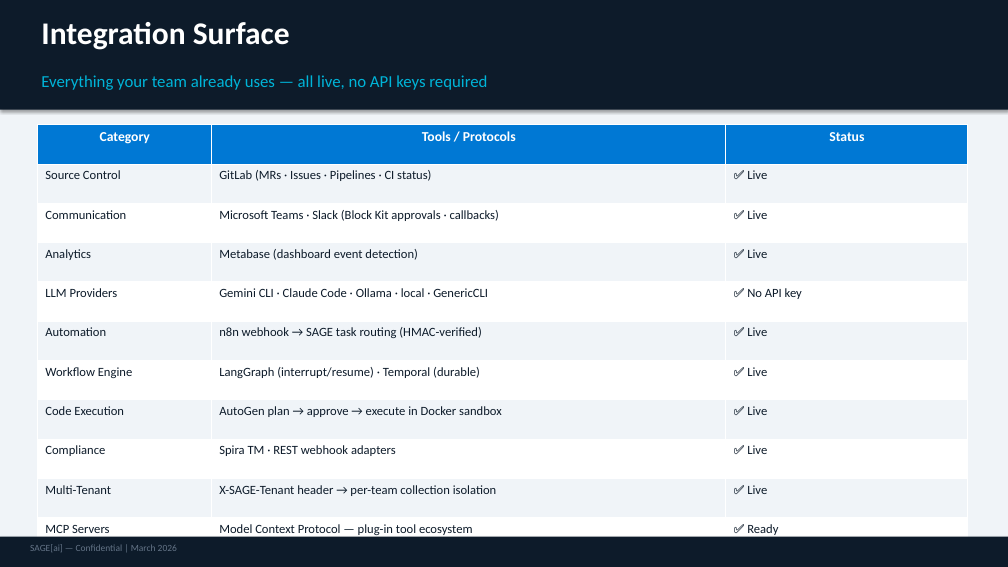
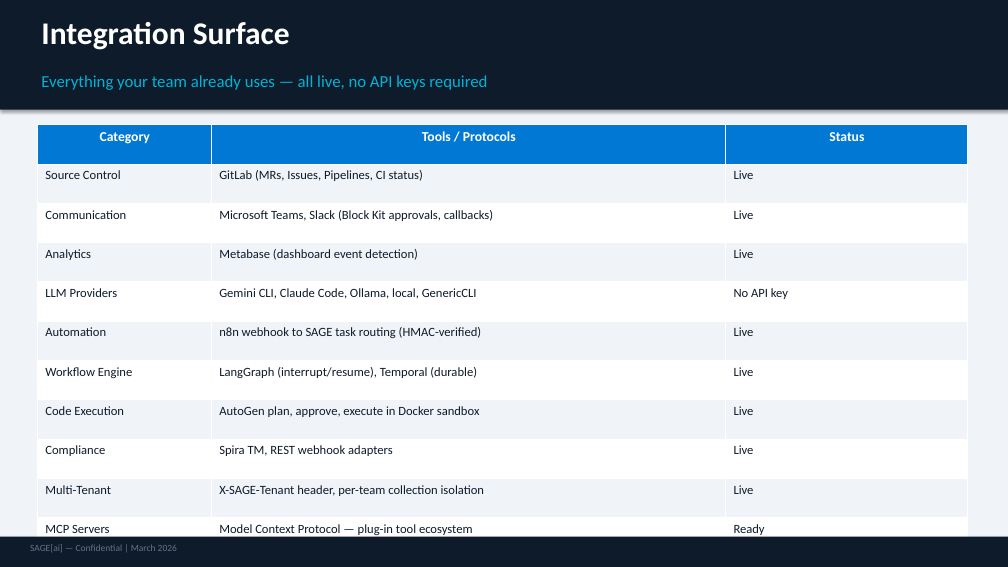
Before and after one commit to Sumanharapanahalli/SAGE, a slide deck: slide 8 of docs/SageAI_Tech_Pitch.pptx. Drawn at 1008x567 pixels with LibreOffice and Linux fonts; fonts in the diff are those of the drawing. Boxes give left, top, right and bottom in pixels: in the first picture for what was removed or moved away, otherwise in the second. Text is boxed around its words. In the diff, an @@ line names an element or a change of style, - is before the commit and + after.

```diff
--- a/docs/SageAI_Tech_Pitch.pptx
+++ b/docs/SageAI_Tech_Pitch.pptx
@@ table at (x1=38, y1=125, x2=968, y2=557) @@
-row 2, column 2: GitLab (MRs · Issues · Pipelines · CI status)
+row 2, column 2: GitLab (MRs, Issues, Pipelines, CI status)
-row 2, column 3: ✅ Live
+row 2, column 3: Live
-row 3, column 2: Microsoft Teams · Slack (Block Kit approvals · callbacks)
+row 3, column 2: Microsoft Teams, Slack (Block Kit approvals, callbacks)
-row 3, column 3: ✅ Live
+row 3, column 3: Live
-row 4, column 3: ✅ Live
+row 4, column 3: Live
-row 5, column 2: Gemini CLI · Claude Code · Ollama · local · GenericCLI
+row 5, column 2: Gemini CLI, Claude Code, Ollama, local, GenericCLI
-row 5, column 3: ✅ No API key
+row 5, column 3: No API key
-row 6, column 2: n8n webhook → SAGE task routing (HMAC-verified)
+row 6, column 2: n8n webhook to SAGE task routing (HMAC-verified)
-row 6, column 3: ✅ Live
+row 6, column 3: Live
-row 7, column 2: LangGraph (interrupt/resume) · Temporal (durable)
+row 7, column 2: LangGraph (interrupt/resume), Temporal (durable)
-row 7, column 3: ✅ Live
+row 7, column 3: Live
-row 8, column 2: AutoGen plan → approve → execute in Docker sandbox
+row 8, column 2: AutoGen plan, approve, execute in Docker sandbox
-row 8, column 3: ✅ Live
+row 8, column 3: Live
-row 9, column 2: Spira TM · REST webhook adapters
+row 9, column 2: Spira TM, REST webhook adapters
-row 9, column 3: ✅ Live
+row 9, column 3: Live
-row 10, column 2: X-SAGE-Tenant header → per-team collection isolation
+row 10, column 2: X-SAGE-Tenant header, per-team collection isolation
-row 10, column 3: ✅ Live
+row 10, column 3: Live
-row 11, column 3: ✅ Ready
+row 11, column 3: Ready
```
Also in this commit, not shown: 7 other slides changed, 3 other files.
